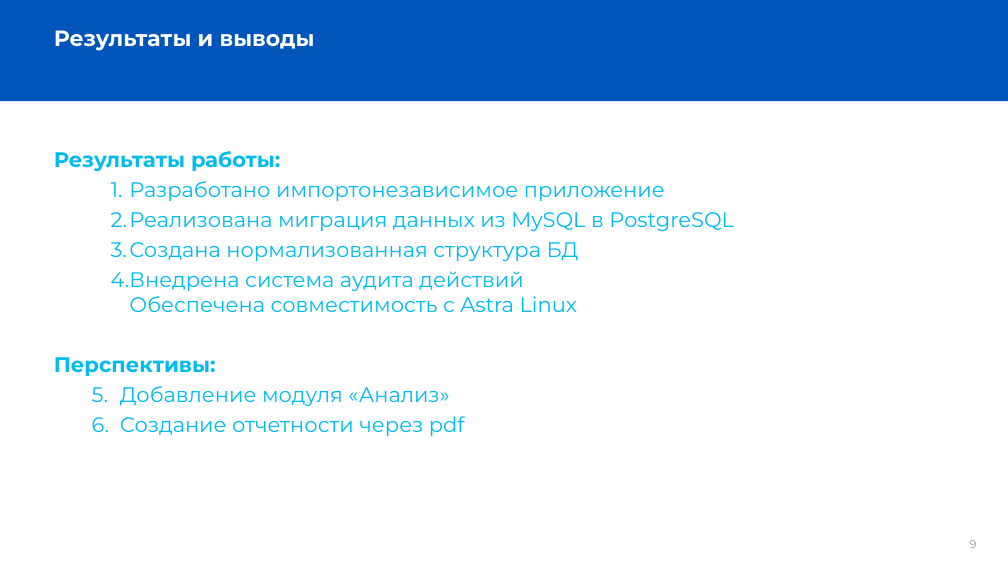
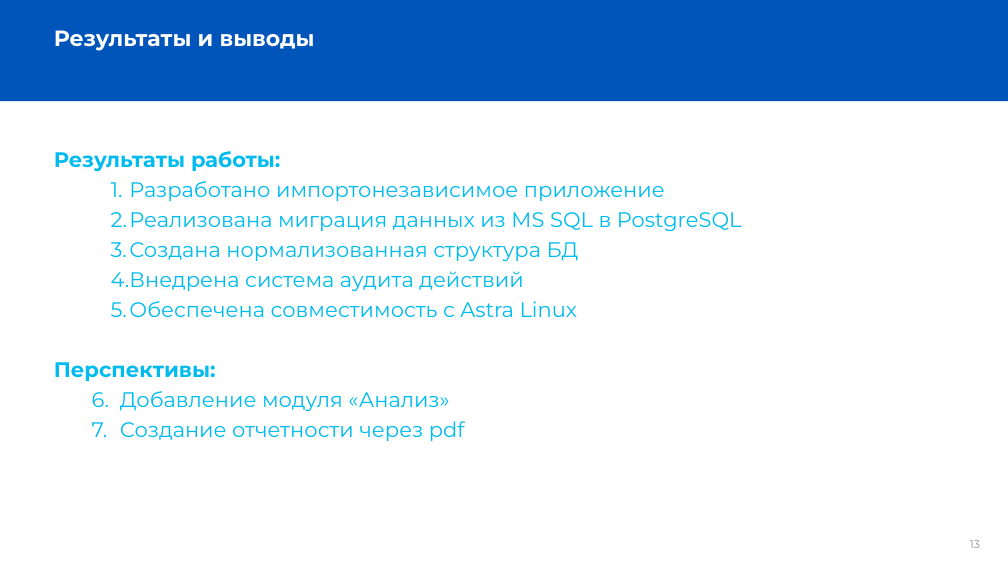
Before and after one commit to MLZayn/Diplome, a slide deck: slide 13 of Диплом.pptx (slide 9 before the commit). Drawn at 1008x567 pixels with LibreOffice and Linux fonts; fonts in the diff are those of the drawing; background and template pictures are left out. Boxes give left, top, right and bottom in pixels: in the first picture for what was removed or moved away, otherwise in the second. Text is boxed around its words. In the diff, an @@ line names an element or a change of style, - is before the commit and + after.

```diff
--- a/Диплом.pptx
+++ b/Диплом.pptx
@@ text at bbox=[129, 212, 742, 231]: text changed @@
-  2. Реализована миграция данных из MySQL в PostgreSQL
+  2. Реализована миграция данных из MS SQL в PostgreSQL
@@ text at bbox=[111, 271, 578, 317]: text changed @@
-  4. Внедрена система аудита действий
-     Обеспечена совместимость с Astra Linux
+  4. Внедрена система аудита действий
+  5. Обеспечена совместимость с Astra Linux
@@ page number at bbox=[970, 540, 980, 548]: text changed @@
-9
+13
```
Also in this commit, not shown: 5 slides added, 1 slide removed.
